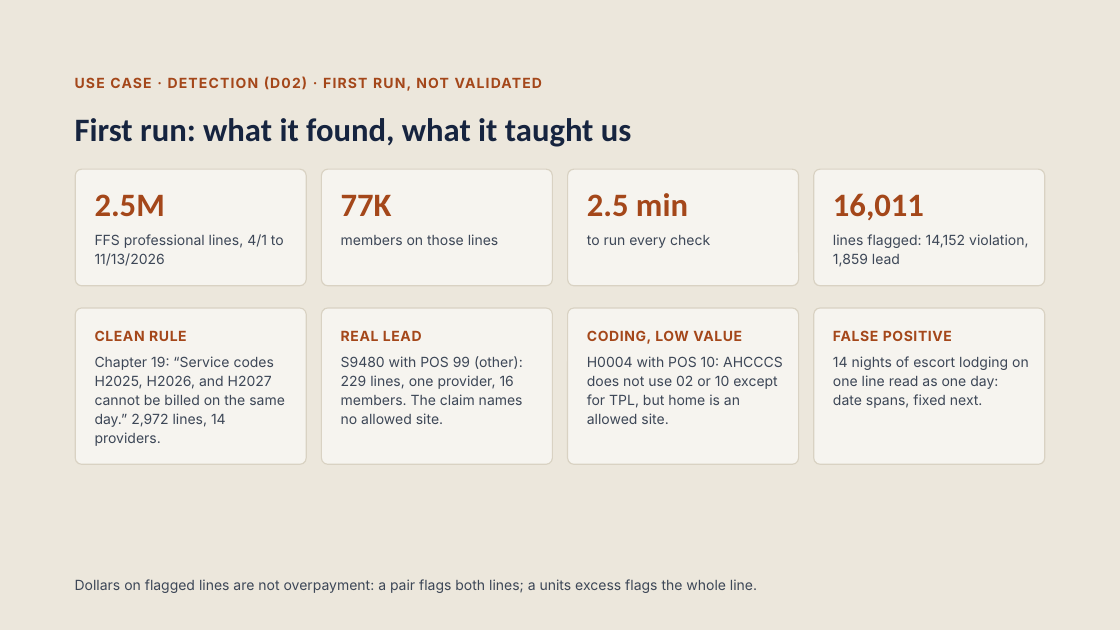
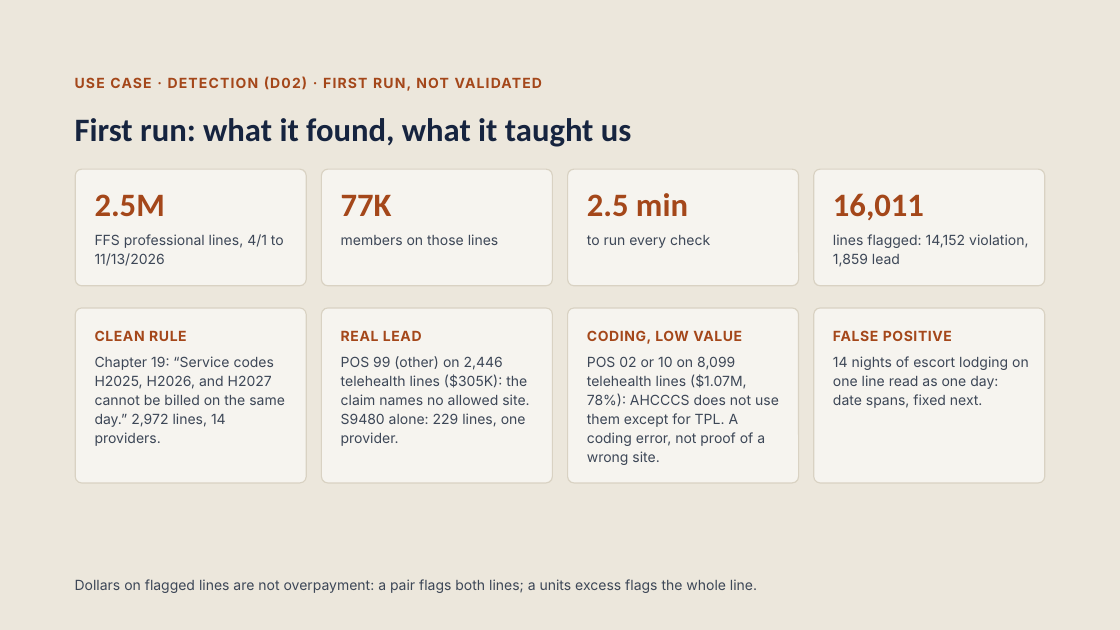
Before and after one commit to Sedozan/N, a slide deck: slide 9 of PIE Behavioral Health Progress.pptx. Drawn at 1120x630 pixels with LibreOffice and Linux fonts; fonts in the diff are those of the drawing. Boxes give left, top, right and bottom in pixels: in the first picture for what was removed or moved away, otherwise in the second. Text is boxed around its words. In the diff, an @@ line names an element or a change of style, - is before the commit and + after.

```diff
--- a/PIE Behavioral Health Progress.pptx
+++ b/PIE Behavioral Health Progress.pptx
@@ rounded rectangle: place and size @@
-rounded rectangle at bbox=[76, 308, 307, 465]
+rounded rectangle at bbox=[76, 308, 307, 483]
@@ rounded rectangle: place and size @@
-rounded rectangle at bbox=[322, 308, 553, 465]
+rounded rectangle at bbox=[322, 308, 553, 483]
@@ rounded rectangle: place and size @@
-rounded rectangle at bbox=[568, 308, 799, 465]
+rounded rectangle at bbox=[568, 308, 799, 483]
@@ proportions changed in 4 elements at bbox=[76, 308, 307, 483], bbox=[322, 308, 553, 483], bbox=[568, 308, 799, 483], bbox=[814, 308, 1045, 483] @@
@@ rounded rectangle: place and size @@
-rounded rectangle at bbox=[814, 308, 1045, 465]
+rounded rectangle at bbox=[814, 308, 1045, 483]
@@ text at bbox=[341, 356, 529, 446]: text changed @@
-S9480 with POS 99 (other): 229 lines, one provider, 16 members. The claim names no allowed site.
+POS 99 (other) on 2,446 telehealth lines ($305K): the claim names no allowed site. S9480 alone: 229 lines, one provider.
@@ text at bbox=[587, 356, 779, 465]: text changed @@
-H0004 with POS 10: AHCCCS does not use 02 or 10 except for TPL, but home is an allowed site.
+POS 02 or 10 on 8,099 telehealth lines ($1.07M, 78%): AHCCCS does not use them except for TPL. A coding error, not proof of a wrong site.
```
